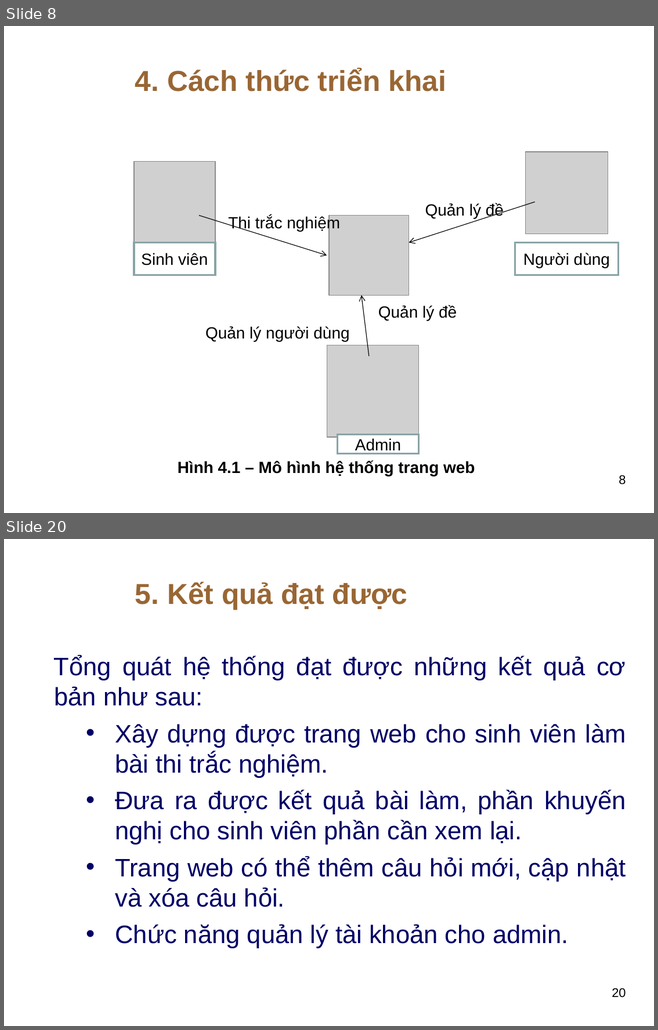
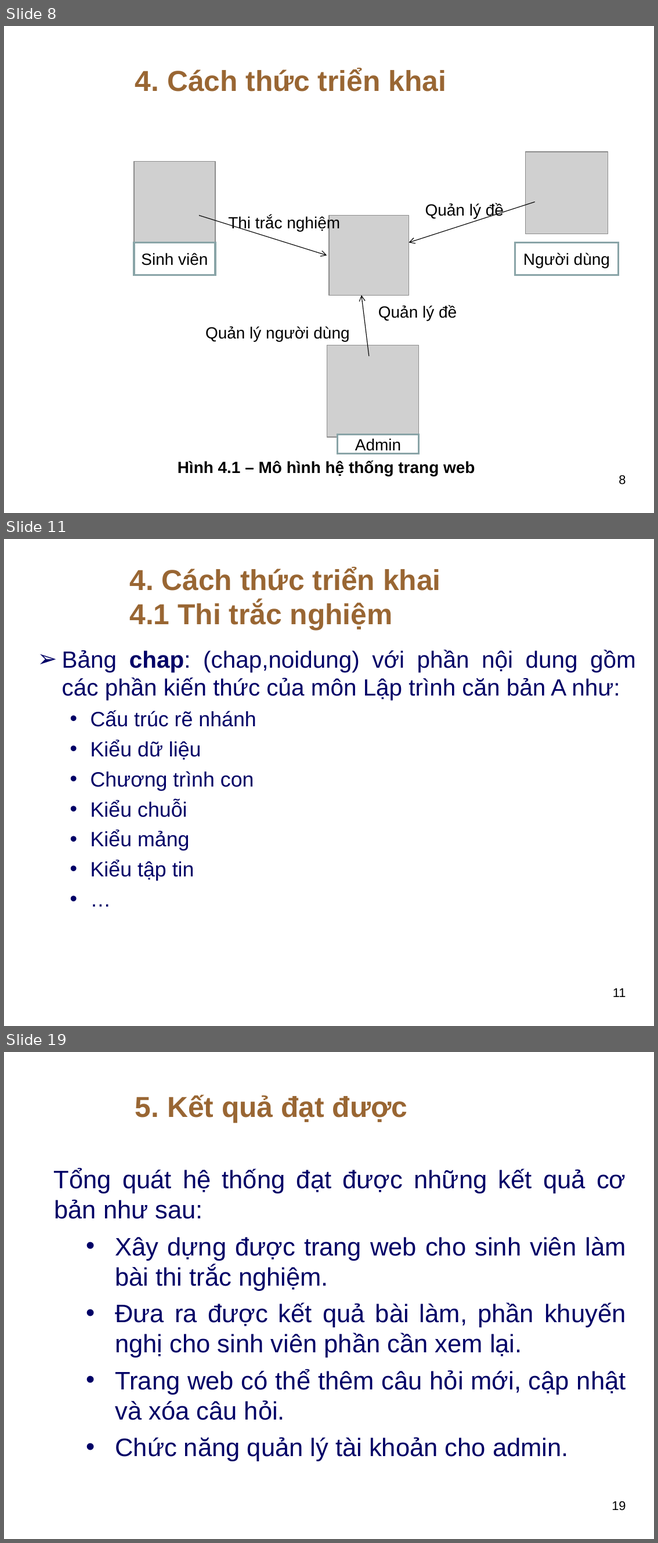
Before and after one commit to thuhuynh4393/testfrontend, a slide deck: Thu HUynh - SLide bao cao.ppt. Shown one above the other, each under a label of ours: slides 8 and 20 before the commit, slides 8, 11 and 19 after it; the slides between them are not shown. The pictures are 658x1030 and 658x1543 pixels, drawn with LibreOffice and Linux fonts; fonts in the diff are those of the drawing; grey boxes stand for pictures; background and template pictures are left out. Boxes give left, top, right and bottom in pixels: in the first picture for what was removed or moved away, otherwise in the second. Text is boxed around its words. In the diff, an @@ line names an element or a change of style, - is before the commit and + after.

```diff
--- a/Thu HUynh - SLide bao cao.ppt
+++ b/Thu HUynh - SLide bao cao.ppt
@@ slide 11 added at (4, 539, 654, 1026), background picture (left out) @@
@@ text added at (129, 567, 441, 631), 32 pt, text #996633, bold @@
+4. Cách thức triển khai
+4.1 Thi trắc nghiệm
@@ text added at (62, 650, 636, 881), 26 pt, text #000066 @@
+➢ Bảng chap: (chap,noidung) với phần nội dung gồm các phần kiến thức của môn Lập trình căn bản A như:
+  • Cấu trúc rẽ nhánh
+  • Kiểu dữ liệu
+  • Chương trình con
+  • Kiểu chuỗi
+  • Kiểu mảng
+  • Kiểu tập tin
+  • …
@@ page number added at (612, 988, 626, 997), 14 pt, text #000000 @@
+11
@@ what was slide 20 is now slide 19 @@
@@ page number at (611, 1501, 625, 1511): text changed @@
-20
+19
```
Also in this commit, not shown: 4 slides changed, 9 other slides added, 11 slides removed, 1 other file.
